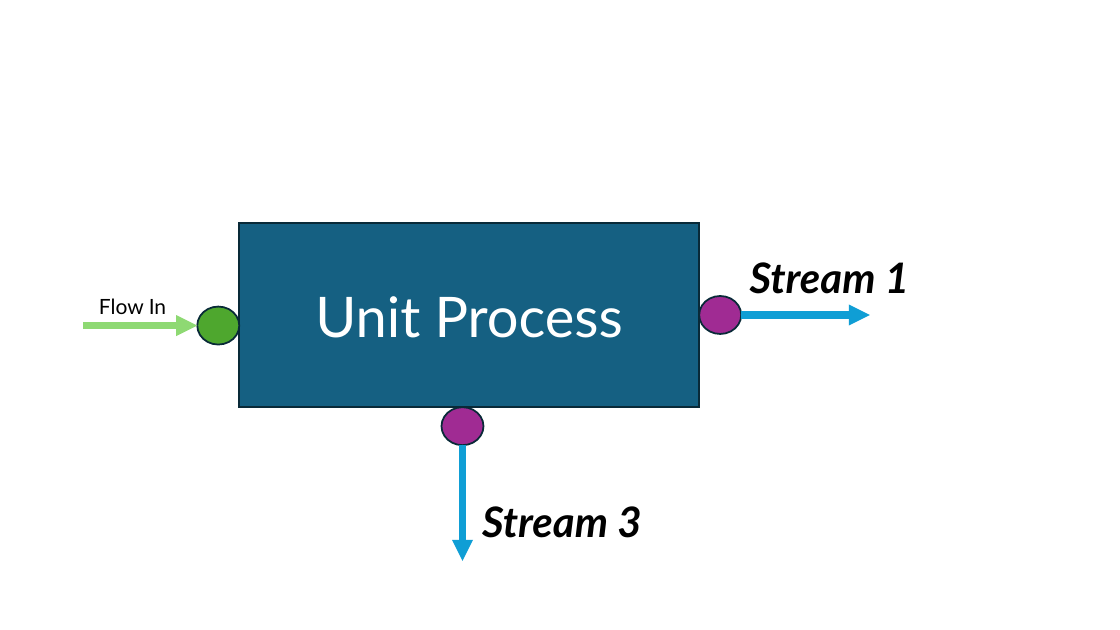
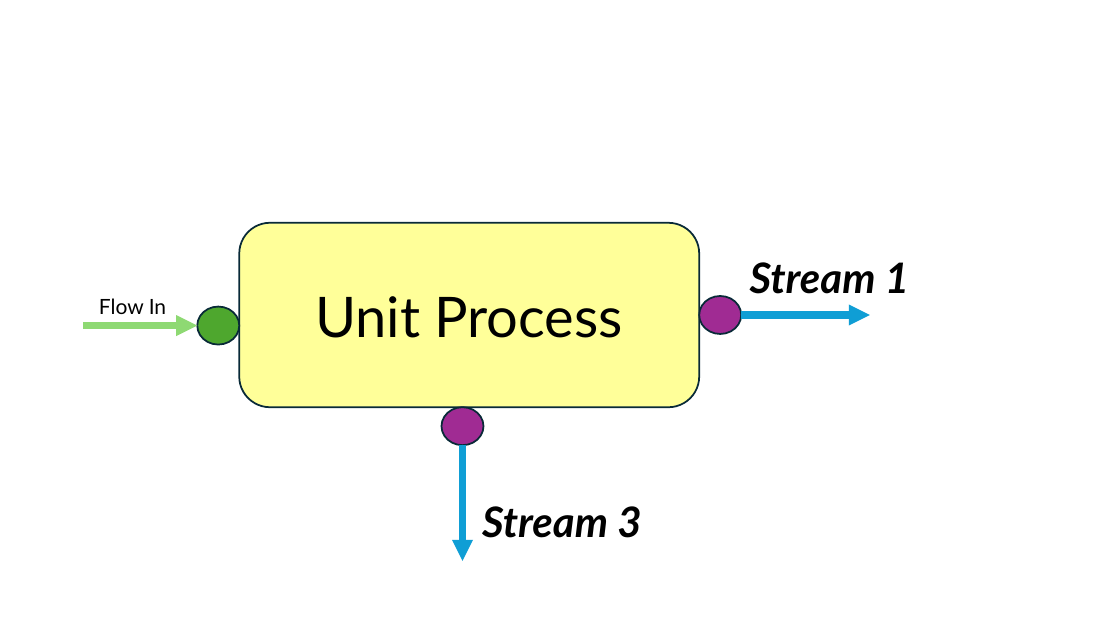
Before and after one commit to llvdrhau/OUTDOOR_USC, a slide deck: slide 3 of src/outdoor/user_interface/dialogs/figures/Raw figure separation.pptx. Drawn at 1120x630 pixels with LibreOffice and Linux fonts; fonts in the diff are those of the drawing. Boxes give left, top, right and bottom in pixels: in the first picture for what was removed or moved away, otherwise in the second. Text is boxed around its words. In the diff, an @@ line names an element or a change of style, - is before the commit and + after.

```diff
--- a/src/outdoor/user_interface/dialogs/figures/Raw figure separation.pptx
+++ b/src/outdoor/user_interface/dialogs/figures/Raw figure separation.pptx
@@ rounded rectangle "Unit Process" at [239,223,700,408]: text colour #FFFFFF to #000000; rectangle to rounded rectangle; fill #156082 to #FFFF99 @@
```
Also in this commit, not shown: 3 other slides changed, 1 slide added, 8 other files.
